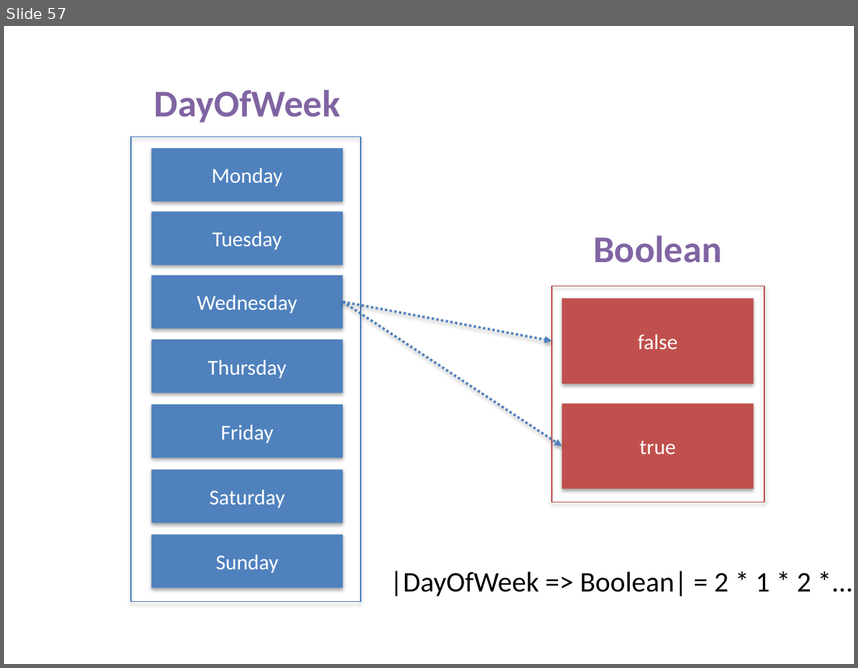
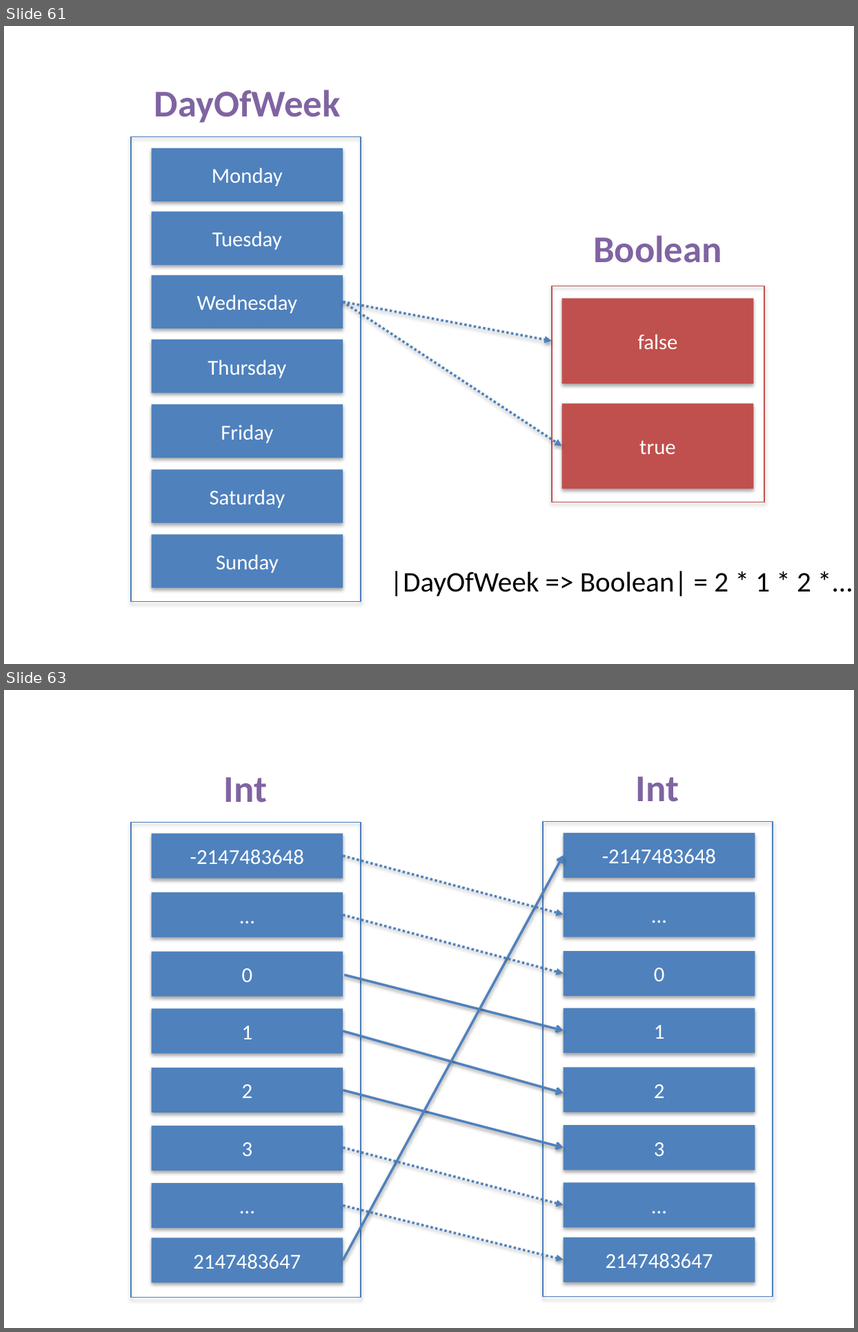
Before and after one commit to fp-tower/foundations, a slide deck: Diagrams.pptx. Shown one above the other, each under a label of ours: slide 57 before the commit, slides 61 and 63 after it; the slides between them are not shown. The pictures are 858x668 and 858x1332 pixels, drawn with LibreOffice and Linux fonts; fonts in the diff are those of the drawing. Boxes give left, top, right and bottom in pixels: in the first picture for what was removed or moved away, otherwise in the second. Text is boxed around its words. In the diff, an @@ line names an element or a change of style, - is before the commit and + after.

```diff
--- a/Diagrams.pptx
+++ b/Diagrams.pptx
@@ slide 63 added at [4,690,854,1328], background #FFFFFF @@
@@ text added at [224,777,267,802], 32 pt, text #8064A2, bold @@
+Int
@@ text added at [636,776,679,802], 32 pt, text #8064A2, bold @@
+Int
@@ rectangle added at [131,822,360,1297], outline #4B7EBC 0.75 pt @@
@@ rectangle added at [151,834,342,879], fill #4F81BD, 18 pt, text #FFFFFF @@
+-2147483648
@@ rectangle added at [543,822,773,1297], outline #4B7EBC 0.75 pt @@
@@ rectangle added at [564,833,755,878], fill #4F81BD, 18 pt, text #FFFFFF @@
+-2147483648
@@ arrow added from (343, 1259) to (564, 855), #4F81BD 2 pt @@
@@ arrow added from (343, 856) to (564, 914), #4F81BD 2 pt dashed @@
@@ rectangle added at [151,892,342,938], fill #4F81BD, 18 pt, text #FFFFFF @@
+…
@@ rectangle added at [564,891,755,936], fill #4F81BD, 18 pt, text #FFFFFF @@
+…
@@ arrow added from (343, 914) to (564, 973), #4F81BD 2 pt dashed @@
@@ rectangle added at [151,951,342,996], fill #4F81BD, 18 pt, text #FFFFFF @@
+0
@@ rectangle added at [564,951,755,996], fill #4F81BD, 18 pt, text #FFFFFF @@
+0
@@ arrow added from (344, 975) to (564, 1030), #4F81BD 2 pt @@
@@ rectangle added at [151,1009,342,1054], fill #4F81BD, 18 pt, text #FFFFFF @@
+1
@@ rectangle added at [564,1008,755,1053], fill #4F81BD, 18 pt, text #FFFFFF @@
+1
@@ arrow added from (343, 1031) to (564, 1093), #4F81BD 2 pt @@
@@ rectangle added at [151,1067,342,1112], fill #4F81BD, 18 pt, text #FFFFFF @@
+2
@@ rectangle added at [564,1067,755,1112], fill #4F81BD, 18 pt, text #FFFFFF @@
+2
@@ arrow added from (343, 1090) to (564, 1147), #4F81BD 2 pt @@
@@ rectangle added at [151,1125,342,1170], fill #4F81BD, 18 pt, text #FFFFFF @@
+3
@@ rectangle added at [564,1125,755,1170], fill #4F81BD, 18 pt, text #FFFFFF @@
+3
@@ arrow added from (343, 1147) to (564, 1204), #4F81BD 2 pt dashed @@
@@ rectangle added at [151,1183,342,1228], fill #4F81BD, 18 pt, text #FFFFFF @@
+…
@@ rectangle added at [564,1182,755,1228], fill #4F81BD, 18 pt, text #FFFFFF @@
+…
@@ arrow added from (343, 1205) to (564, 1259), #4F81BD 2 pt dashed @@
@@ rectangle added at [151,1237,342,1283], fill #4F81BD, 18 pt, text #FFFFFF @@
+2147483647
@@ rectangle added at [564,1236,755,1281], fill #4F81BD, 18 pt, text #FFFFFF @@
+2147483647
@@ what was slide 57 is now slide 61 @@
```
Also in this commit, not shown: 6 slides changed, 15 other slides added, 1 other file.
